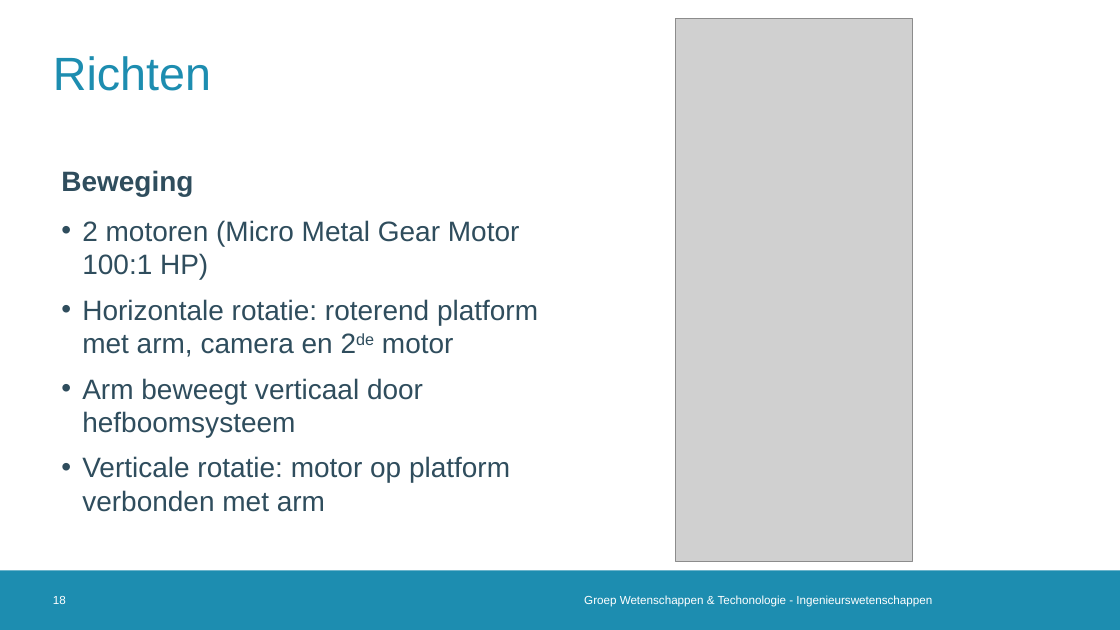
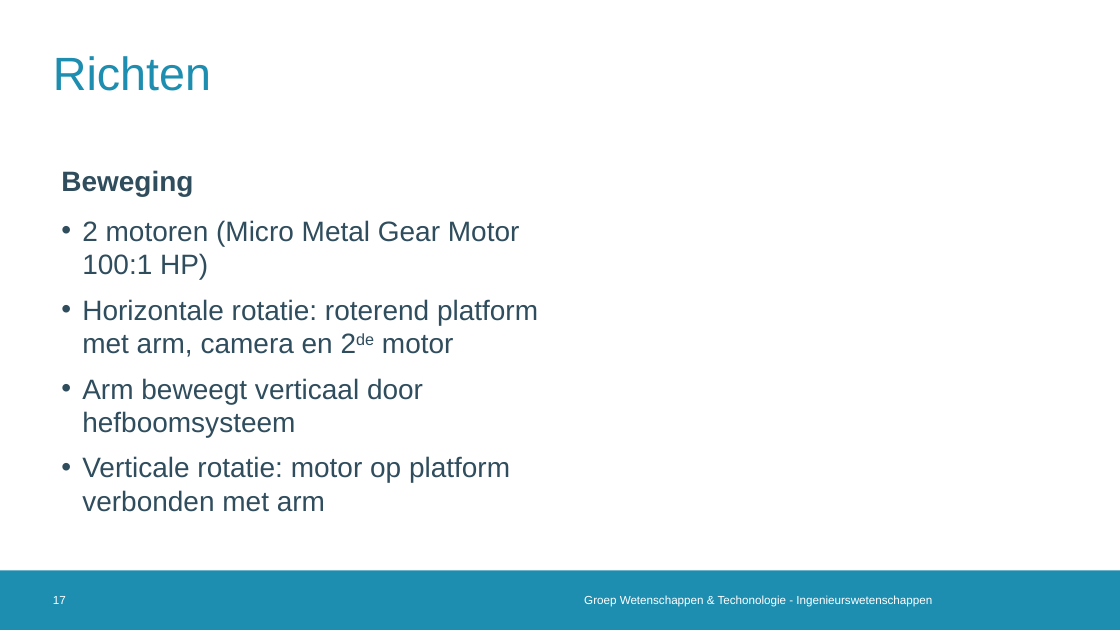
Before and after one commit to 2023-2022-KULAK-IW/2022_2023_Probleemoplossen_en_Ontwerpen_2, a slide deck: slide 17 of LATEX + ppt/Tussentijdse Presentatie .pptx (slide 18 before the commit). Drawn at 1120x630 pixels with LibreOffice and Linux fonts; fonts in the diff are those of the drawing; grey boxes stand for pictures; background and template pictures are left out. Boxes give left, top, right and bottom in pixels: in the first picture for what was removed or moved away, otherwise in the second. Text is boxed around its words. In the diff, an @@ line names an element or a change of style, - is before the commit and + after.

```diff
--- a/LATEX + ppt/Tussentijdse Presentatie .pptx
+++ b/LATEX + ppt/Tussentijdse Presentatie .pptx
@@ picture removed at (676, 18, 912, 562) @@
@@ page number at (53, 596, 66, 604): text changed @@
-18
+17
```
Also in this commit, not shown: 4 other slides changed, 1 slide removed, 28 other files.
